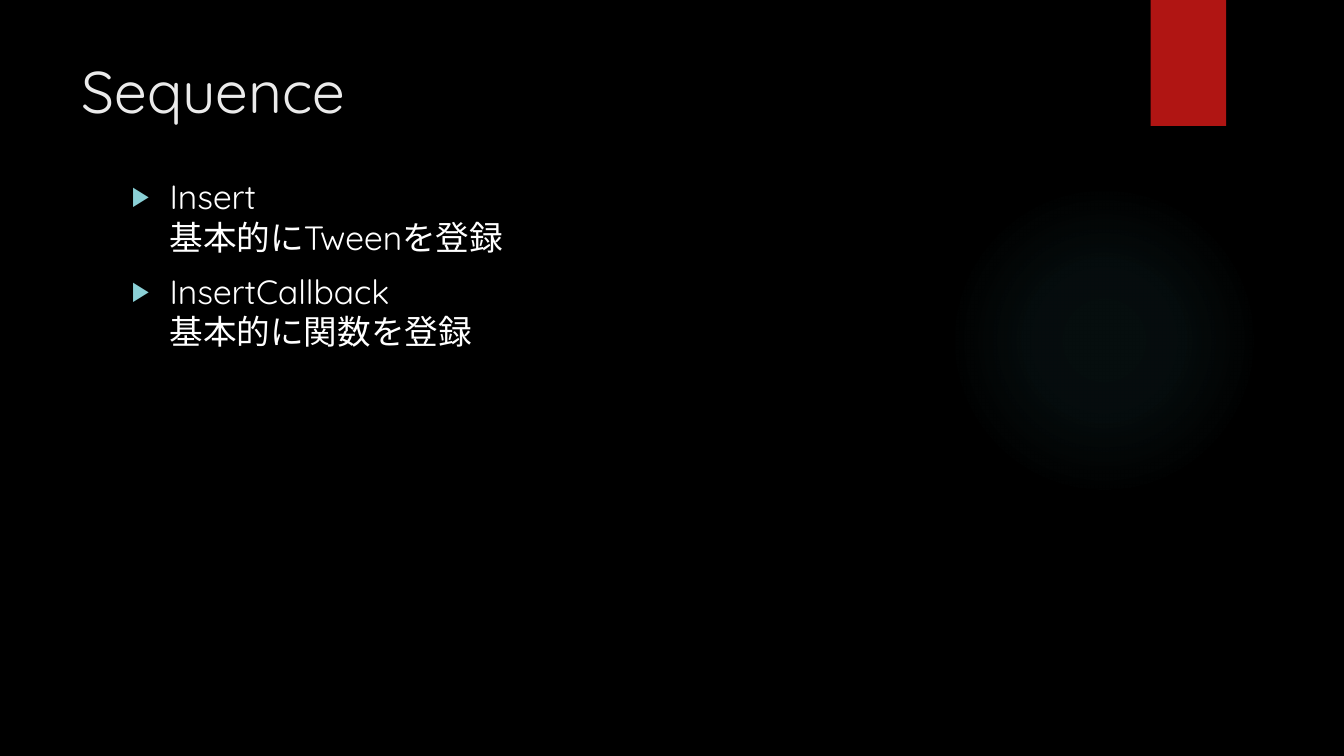
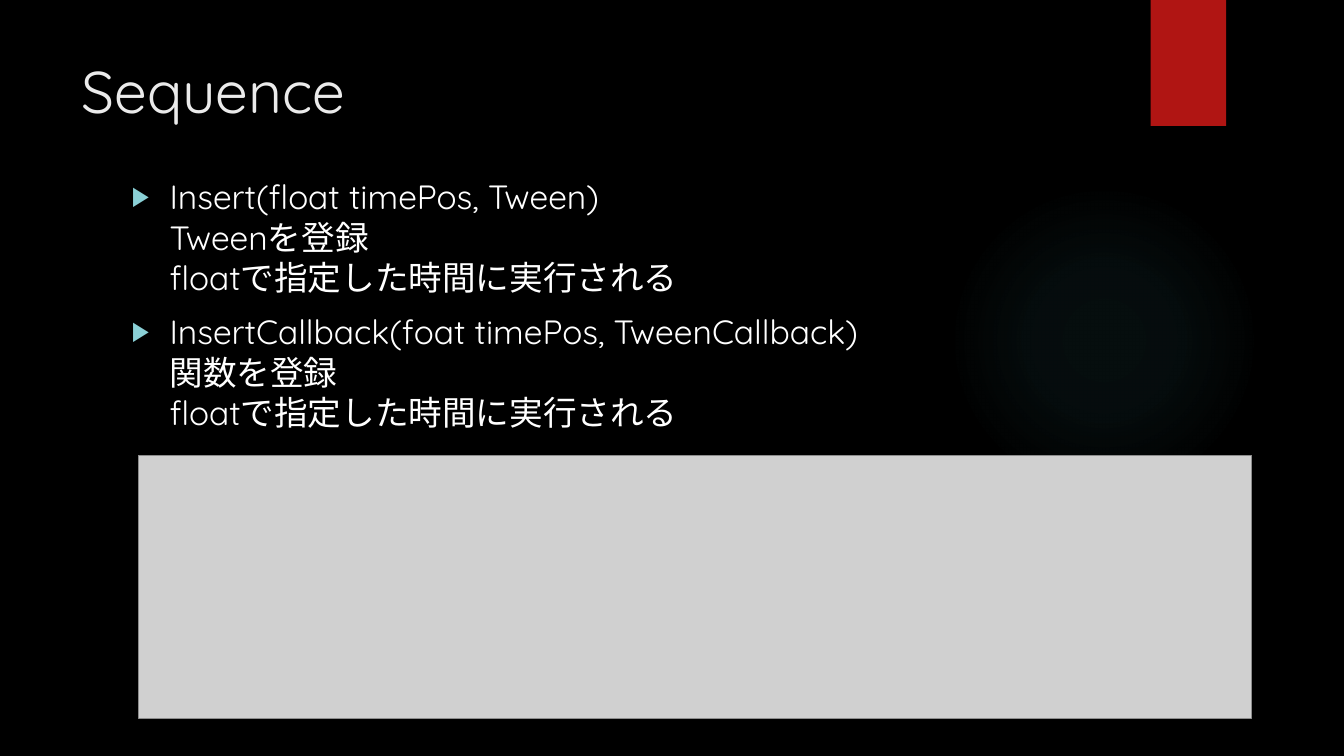
Before and after one commit to hopesnow/Study, a slide deck: slide 12 of RHStudy/Documents/プレゼンテーション1.pptx (slide 13 before the commit). Drawn at 1344x756 pixels with LibreOffice and Linux fonts; fonts in the diff are those of the drawing; grey boxes stand for pictures; background and template pictures are left out. Boxes give left, top, right and bottom in pixels: in the first picture for what was removed or moved away, otherwise in the second. Text is boxed around its words. In the diff, an @@ line names an element or a change of style, - is before the commit and + after.

```diff
--- a/RHStudy/Documents/プレゼンテーション1.pptx
+++ b/RHStudy/Documents/プレゼンテーション1.pptx
@@ text at <box>170,184,858,428</box>: text changed @@
-▶ Insert
-  基本的にTweenを登録
-▶ InsertCallback
-  基本的に関数を登録
+▶ Insert(float timePos, Tween)
+  Tweenを登録
+  floatで指定した時間に実行される
+▶ InsertCallback(foat timePos, TweenCallback)
+  関数を登録
+  floatで指定した時間に実行される
@@ picture added at <box>138,456,1252,719</box> @@
```
Also in this commit, not shown: 2 other slides changed, 1 other file.
